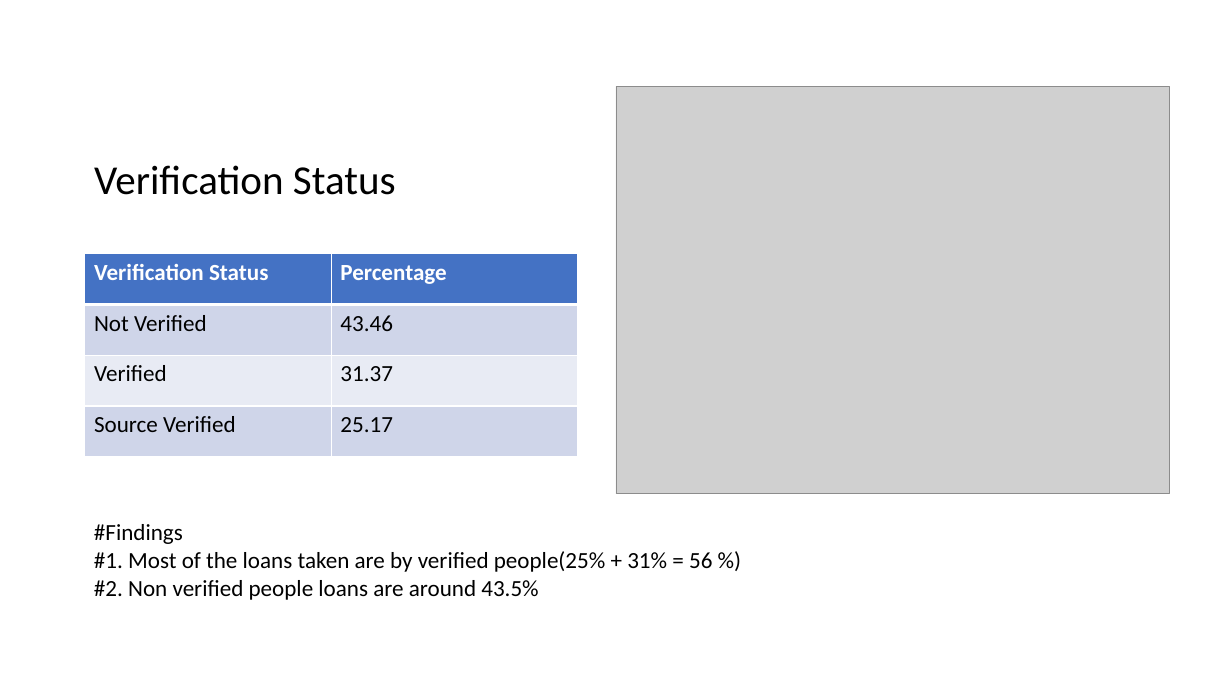
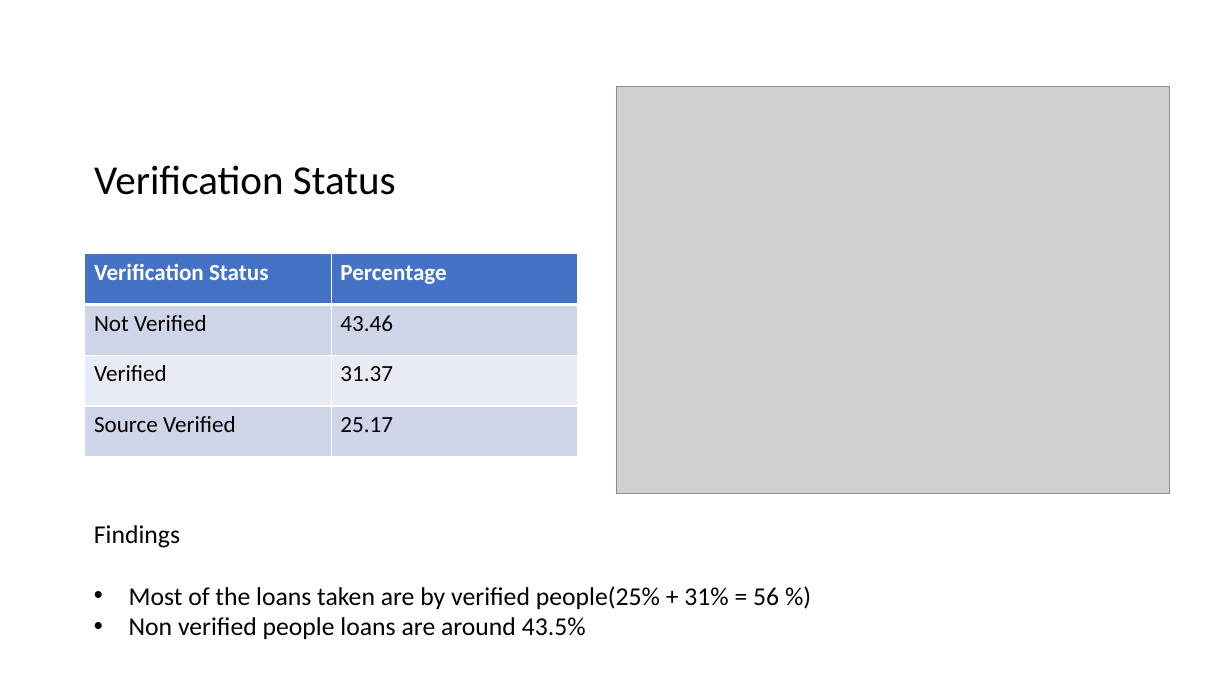
Before and after one commit to Jithendrian/MLProjects, a slide deck: slide 11 of Assignment_CaseStudy/LendingClubCaseStudy/Lending_Club_Case_Study.pptx. Drawn at 1232x693 pixels with LibreOffice and Linux fonts; fonts in the diff are those of the drawing; grey boxes stand for pictures. Boxes give left, top, right and bottom in pixels: in the first picture for what was removed or moved away, otherwise in the second. Text is boxed around its words. In the diff, an @@ line names an element or a change of style, - is before the commit and + after.

```diff
--- a/Assignment_CaseStudy/LendingClubCaseStudy/Lending_Club_Case_Study.pptx
+++ b/Assignment_CaseStudy/LendingClubCaseStudy/Lending_Club_Case_Study.pptx
@@ text at <box>94,525,779,639</box>: text changed; size 18 to 20 pt @@
-#Findings
-#1. Most of the loans taken are by verified people(25% + 31% = 56 %)
-#2. Non verified people loans are around 43.5%
+Findings
+• Most of the loans taken are by verified people(25% + 31% = 56 %)
+• Non verified people loans are around 43.5%
```
Also in this commit, not shown: 17 other slides changed.
